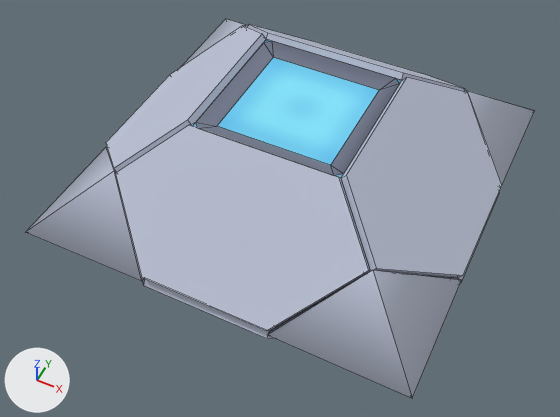
The FBX model Assets/Prefabs/transporter.fbx, before and after one commit.
One viewpoint serves both versions: a camera (50 mm lens) standing at (0.0136, -0.0297, 0.0328) and looking at (-0.0002, -0.0021, -0.0016). The axes (+X, +Y, +Z) are drawn at lower left. The lights are the same throughout. Mesh edges are drawn as thin lines. Where no turn or scale is listed for an object, it has been applied to the vertices.

Script lines for the objects in view, before the commit:
```python
ob_bottom4 = bpy.data.objects.new('bottom4', me_mesh_012)
ob_bottom4.location = (0.0, -0.00776, -0.00266)
ob_corner1 = bpy.data.objects.new('corner1', me_mesh_001)
ob_corner1.location = (0.00748, -0.00748, 0.0)
ob_corner2 = bpy.data.objects.new('corner2', me_mesh_002)
ob_corner2.location = (0.00748, 0.00748, 0.0)
ob_corner3 = bpy.data.objects.new('corner3', me_mesh_003)
ob_corner3.location = (-0.00748, -0.00748, 0.0)
ob_corner4 = bpy.data.objects.new('corner4', me_mesh_004)
ob_corner4.location = (-0.00748, 0.00748, 0.0)
ob_main_module = bpy.data.objects.new('main_module', me_mesh)
ob_main_module.location = (0.0, 0.0, 0.0)
ob_top2 = bpy.data.objects.new('top2', me_mesh_006)
ob_top2.location = (0.0, 0.00776, 0.00266)
ob_top3 = bpy.data.objects.new('top3', me_mesh_007)
ob_top3.location = (-0.00776, 0.0, 0.00266)
ob_top4 = bpy.data.objects.new('top4', me_mesh_008)
ob_top4.location = (0.0, -0.00776, 0.00266)
# also in view: 'top1' at (0.0078, 0.0, 0.0027)
```
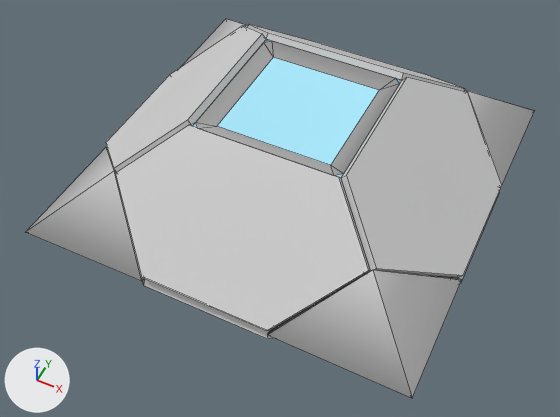
Edits to the bpy script that builds the scene:
```text
Change me_mesh_007:
    where me_mesh_007.from_pydata(...)  # 12 vertices, 8 faces; spans x -0.00347..0.00347, y -0.00733..0.00733, z -0.00266..0.00266
    remove me_mesh_007.materials.append(mat_blinn1)  # picture img_transporter_jpg
    add me_mesh_007.materials.append(mat_light)  # light grey #d1d1d1
Change me_mesh_012:
    where me_mesh_012.from_pydata(...)  # 12 vertices, 8 faces; spans x -0.00733..0.00733, y -0.00347..0.00347, z -0.00266..0.00266
    remove me_mesh_012.materials.append(mat_blinn1)  # picture img_transporter_jpg
    add me_mesh_012.materials.append(mat_light)  # light grey #d1d1d1
Change me_mesh:
    where me_mesh.from_pydata(...)  # 64 vertices, 54 faces; spans x -0.0107..0.0107, y -0.0107..0.0107, z -0.005..0.005
    me_mesh part 5: 36 of the faces centred in x -0.0107..0.0107, y -0.0107..0.0107, z -0.0048..0.0049 switch from mat_blinn1 (picture img_transporter_jpg) to mat_dark (grey #a1a1a1)
    me_mesh part 6: 18 of the faces centred in x -0.0107..0.0107, y -0.0107..0.0107, z -0.0049..0.0046 switch from mat_blinn1 (picture img_transporter_jpg) to mat_glow (cyan #aaecff)
Change me_mesh_002:
    remove me_mesh_002.from_pydata(...)  # 9 vertices, 10 faces; spans x -0.00381..0.00381, y -0.00381..0.00381, z -0.00308..0.00308
    add me_mesh_002.from_pydata(...)  # 15 vertices, 12 faces; spans x -0.00381..0.00381, y -0.00381..0.00381, z -0.00308..0.00308
    me_mesh_002 part 8: 4 faces spanning x -0.0038..0.00381, y -0.0038..0.00381, z -0.00308..0.00308 switch from mat_blinn1 (picture img_transporter_jpg) to mat_light (light grey #d1d1d1)
    add me_mesh_002.materials.append(mat_glow)  # cyan #aaecff
    add me_mesh_002.materials.append(mat_dark)  # grey #a1a1a1
Change me_mesh_001:
    remove me_mesh_001.from_pydata(...)  # 9 vertices, 10 faces; spans x -0.00381..0.00381, y -0.00381..0.00381, z -0.00308..0.00308
    add me_mesh_001.from_pydata(...)  # 15 vertices, 12 faces; spans x -0.00381..0.00381, y -0.00381..0.00381, z -0.00308..0.00308
    me_mesh_001 part 3
    2 vertices are removed from x -0.00381..0.00352, y -0.00352..0.00381, z 0.0
    6 faces are deleted
    8 vertices are added at x -0.00381..0.00358, y -0.00358..0.00381, z -0.00069..0.00069
    2 new faces join them, mat_glow (cyan #aaecff)
    4 new faces join them, mat_light (light grey #d1d1d1)
    2 new faces join them, mat_dark (grey #a1a1a1)
    me_mesh_001 part 4: 4 faces spanning x -0.0038..0.00381, y -0.00381..0.0038, z -0.00308..0.00308 switch from mat_blinn1 (picture img_transporter_jpg) to mat_light (light grey #d1d1d1)
    add me_mesh_001.materials.append(mat_glow)  # cyan #aaecff
    add me_mesh_001.materials.append(mat_dark)  # grey #a1a1a1
Change me_mesh_004:
    remove me_mesh_004.from_pydata(...)  # 9 vertices, 10 faces; spans x -0.00381..0.00381, y -0.00381..0.00381, z -0.00308..0.00308
    add me_mesh_004.from_pydata(...)  # 15 vertices, 12 faces; spans x -0.00381..0.00381, y -0.00381..0.00381, z -0.00308..0.00308
    me_mesh_004 part 7: 4 faces spanning x -0.00381..0.0038, y -0.0038..0.00381, z -0.00308..0.00308 switch from mat_blinn1 (picture img_transporter_jpg) to mat_light (light grey #d1d1d1)
    add me_mesh_004.materials.append(mat_glow)  # cyan #aaecff
    add me_mesh_004.materials.append(mat_dark)  # grey #a1a1a1
Change me_mesh_005:
    where me_mesh_005.from_pydata(...)  # 12 vertices, 8 faces; spans x -0.00347..0.00347, y -0.00733..0.00733, z -0.00266..0.00266
    remove me_mesh_005.materials.append(mat_blinn1)  # picture img_transporter_jpg
    add me_mesh_005.materials.append(mat_light)  # light grey #d1d1d1
Change me_mesh_006:
    where me_mesh_006.from_pydata(...)  # 12 vertices, 8 faces; spans x -0.00733..0.00733, y -0.00347..0.00347, z -0.00266..0.00266
    remove me_mesh_006.materials.append(mat_blinn1)  # picture img_transporter_jpg
    add me_mesh_006.materials.append(mat_light)  # light grey #d1d1d1
Change me_mesh_003:
    remove me_mesh_003.from_pydata(...)  # 9 vertices, 10 faces; spans x -0.00381..0.00381, y -0.00381..0.00381, z -0.00308..0.00308
    add me_mesh_003.from_pydata(...)  # 15 vertices, 12 faces; spans x -0.00381..0.00381, y -0.00381..0.00381, z -0.00308..0.00308
    me_mesh_003 part 1
    2 vertices are removed from x -0.00352..0.00381, y -0.00352..0.00381, z 0.0
    6 faces are deleted
    8 vertices are added at x -0.00358..0.00381, y -0.00358..0.00381, z -0.00069..0.00069
    2 new faces join them, mat_glow (cyan #aaecff)
    4 new faces join them, mat_light (light grey #d1d1d1)
    2 new faces join them, mat_dark (grey #a1a1a1)
    me_mesh_003 part 2: 4 faces spanning x -0.00381..0.0038, y -0.00381..0.0038, z -0.00308..0.00308 switch from mat_blinn1 (picture img_transporter_jpg) to mat_light (light grey #d1d1d1)
    add me_mesh_003.materials.append(mat_glow)  # cyan #aaecff
    add me_mesh_003.materials.append(mat_dark)  # grey #a1a1a1
Change me_mesh_008:
    where me_mesh_008.from_pydata(...)  # 12 vertices, 8 faces; spans x -0.00733..0.00733, y -0.00347..0.00347, z -0.00266..0.00266
    remove me_mesh_008.materials.append(mat_blinn1)  # picture img_transporter_jpg
    add me_mesh_008.materials.append(mat_light)  # light grey #d1d1d1
```

Location of each change, (x1, y1, x2, y2) in pixels of the pictures (560 x 417 px; the box of a moved part takes in the faces that stretch with it):
'top4', recoloured: (115, 125, 370, 331) in both
'top1', recoloured: (341, 77, 502, 278) in both
'top3', recoloured (white to grey): (106, 26, 266, 172) in both
'top2', recoloured: (248, 24, 465, 91) in both
'bottom4', recoloured: (142, 279, 273, 338) in both
part 1 of me_mesh_003, moved or reshaped: (106, 147, 144, 281) in both
part 2 of me_mesh_003, recoloured: (28, 148, 141, 280) in both
part 3 of me_mesh_001, moved or reshaped: before (267, 275, 461, 335); after (267, 270, 461, 335)
part 4 of me_mesh_001, recoloured: (268, 270, 461, 397) in both
part 5 of me_mesh, recoloured (blue to grey): (196, 41, 399, 176) in both
part 6 of me_mesh, recoloured: (193, 39, 402, 178) in both
part 7 of me_mesh_004, recoloured: (181, 19, 243, 67) in both
part 8 of me_mesh_002, recoloured: (467, 91, 533, 188) in both
